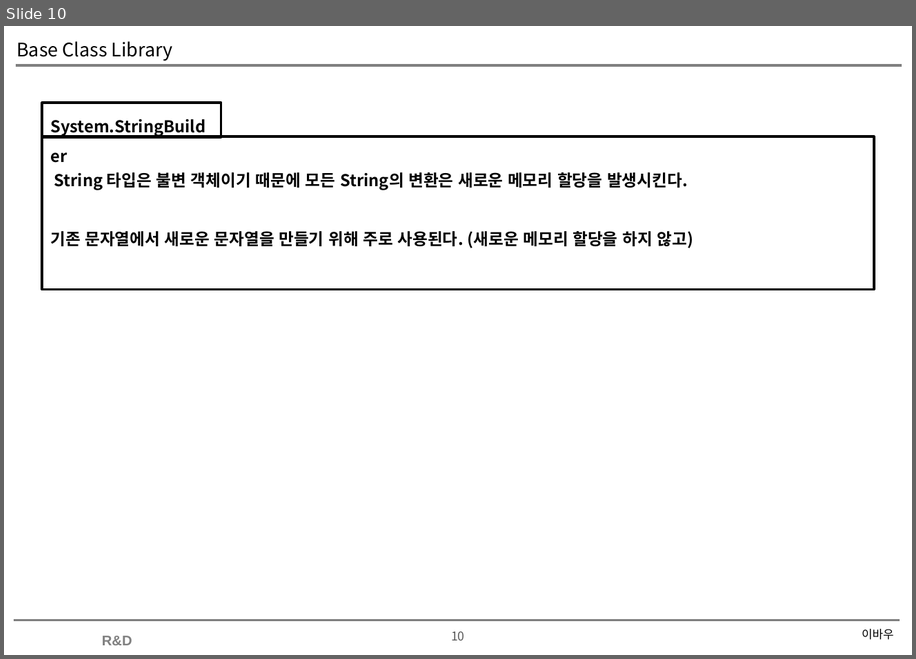
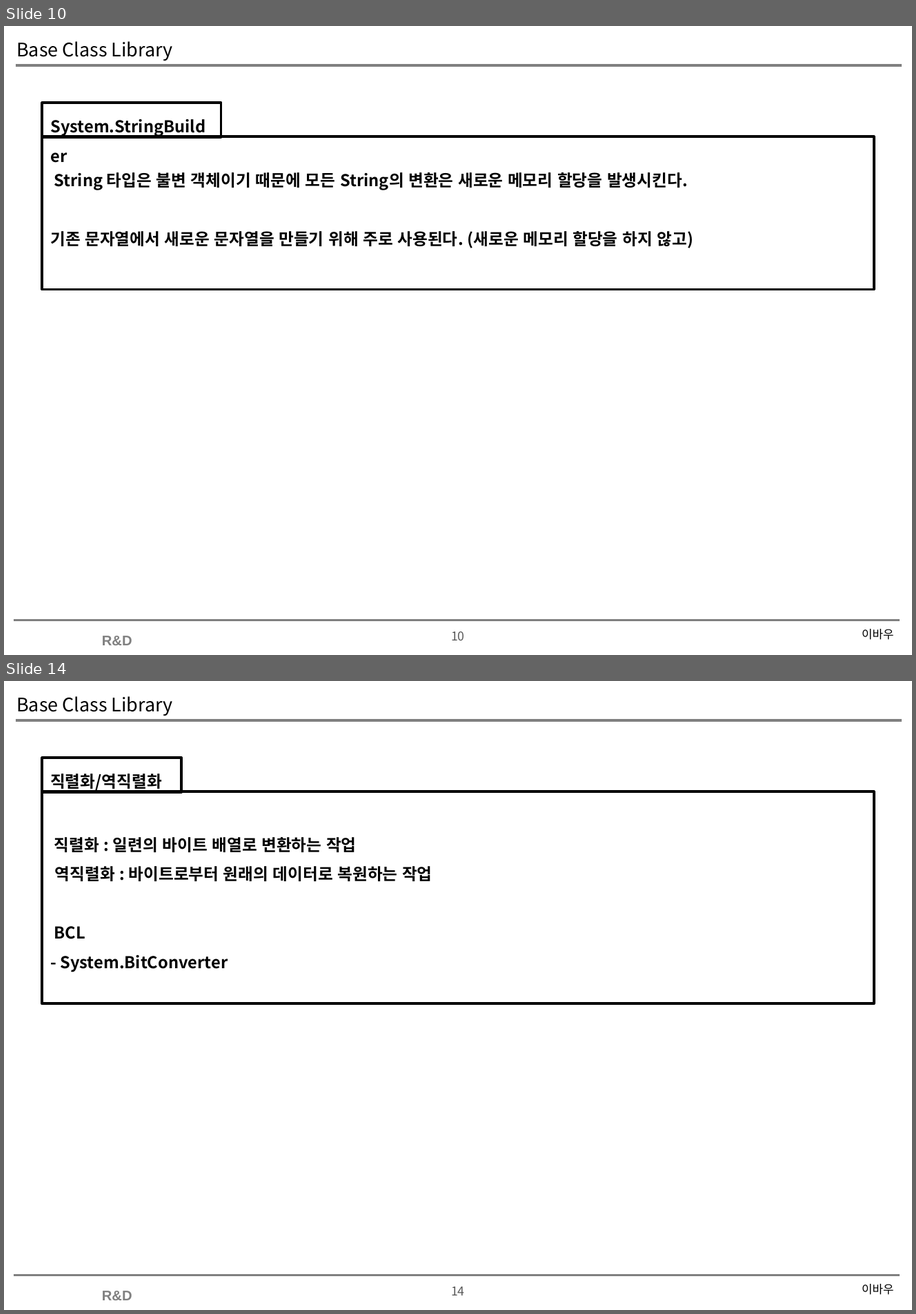
Before and after one commit to soultomind/CSharpStudy, a slide deck: CSharpStudy.Day20200627/Base Class Library.pptx. Shown one above the other, each under a label of ours: slide 10 before the commit, slides 10 and 14 after it; the slides between them are not shown. The pictures are 916x659 and 916x1314 pixels, drawn with LibreOffice and Linux fonts; fonts in the diff are those of the drawing; background and template pictures are left out. Boxes give left, top, right and bottom in pixels: in the first picture for what was removed or moved away, otherwise in the second. Text is boxed around its words. In the diff, an @@ line names an element or a change of style, - is before the commit and + after.

Commit message:
단순 - 작업 중

```diff
--- a/CSharpStudy.Day20200627/Base Class Library.pptx
+++ b/CSharpStudy.Day20200627/Base Class Library.pptx
@@ slide 14 added at [4,681,912,1310], background #FFFFFF; not listed: 4 template elements that a slide beside it also shows @@
@@ title added at [16,696,173,716], 16 pt, text #000000 @@
+Base Class Library
@@ rectangle added at [43,758,182,793], outline #000000 2.25 pt, 14 pt, text #000000, bold @@
+직렬화/역직렬화
@@ rectangle added at [43,791,874,1004], outline #000000 2.25 pt, 14 pt, text #000000, bold @@
+직렬화 : 일련의 바이트 배열로 변환하는 작업
+역직렬화 : 바이트로부터 원래의 데이터로 복원하는 작업
+BCL
+- System.BitConverter
@@ text added at [862,1283,893,1294], 10 pt, text #000000 @@
+이바우
```
Also in this commit, not shown: 4 slides changed, 3 other slides added, 2 other files.
